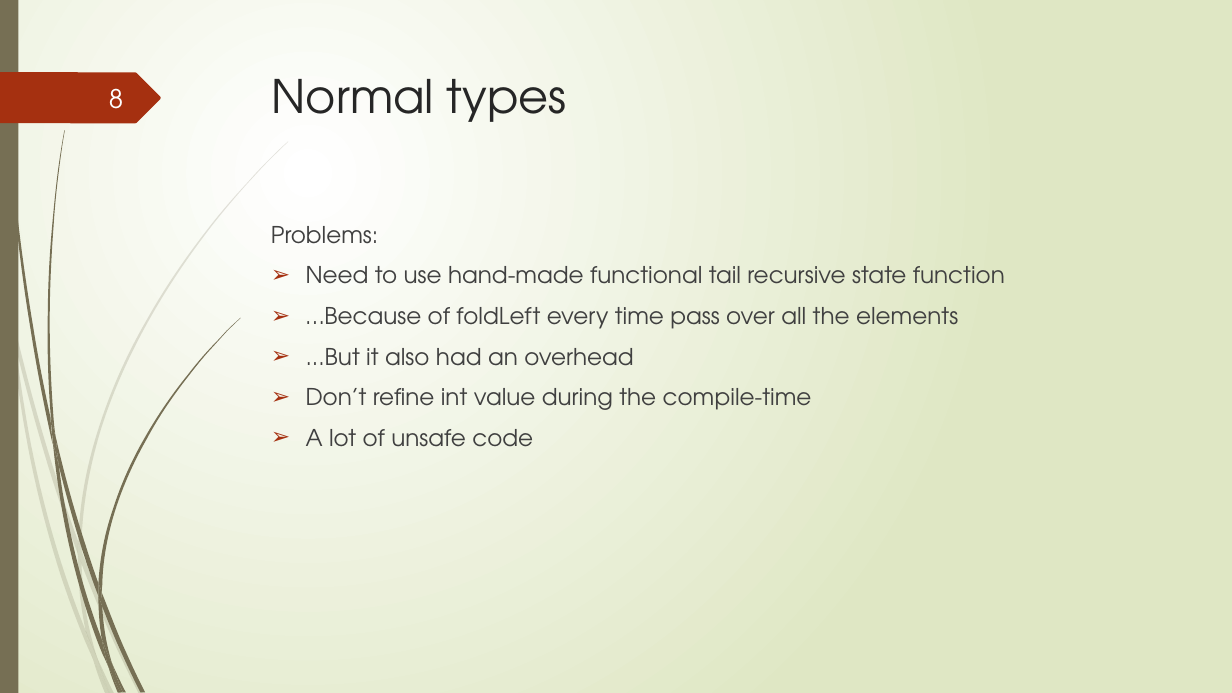
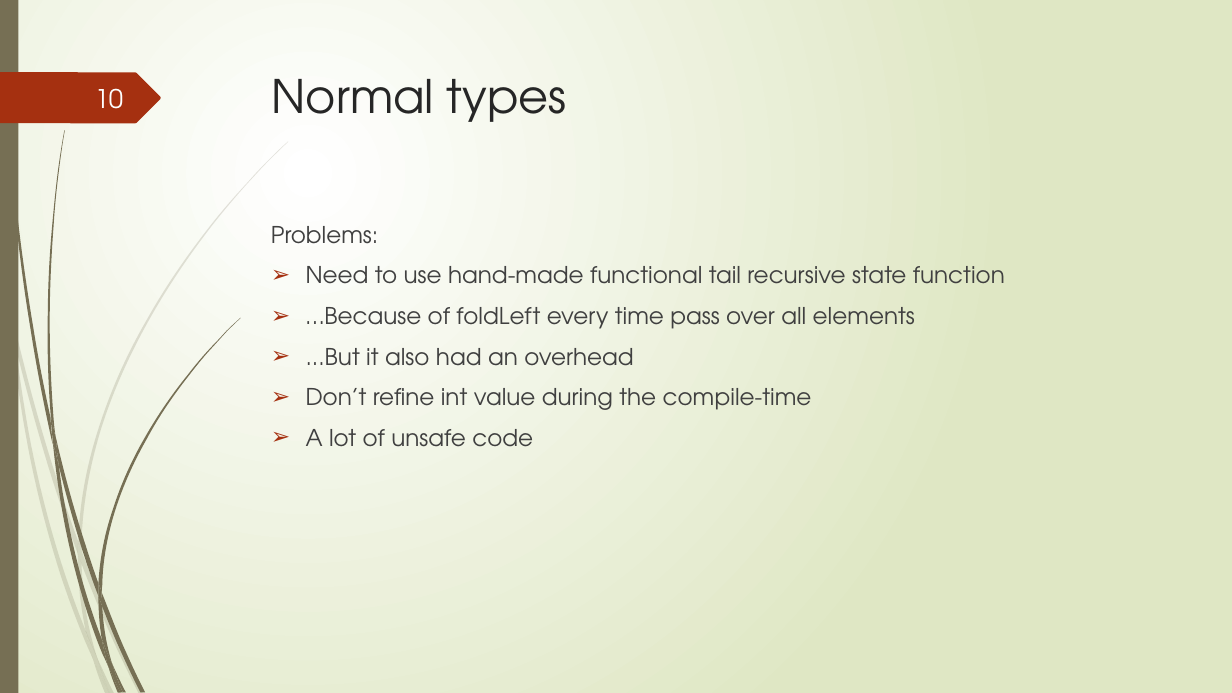
Before and after one commit to Ssstlis/talks, a slide deck: slide 11 of 4-03-20-pdt/PDT_intro.pptx (slide 9 before the commit). Drawn at 1232x693 pixels with LibreOffice and Linux fonts; fonts in the diff are those of the drawing. Boxes give left, top, right and bottom in pixels: in the first picture for what was removed or moved away, otherwise in the second. Text is boxed around its words. In the diff, an @@ line names an element or a change of style, - is before the commit and + after.

```diff
--- a/4-03-20-pdt/PDT_intro.pptx
+++ b/4-03-20-pdt/PDT_intro.pptx
@@ page number at (95, 88, 123, 109): text changed @@
-8
+10
@@ text at (306, 307, 915, 329): text changed @@
-➢ …Because of foldLeft every time pass over all the elements
+➢ …Because of foldLeft every time pass over all elements
```
Also in this commit, not shown: 4 other slides changed, 5 slides added, 1 slide removed, 2 other files.
